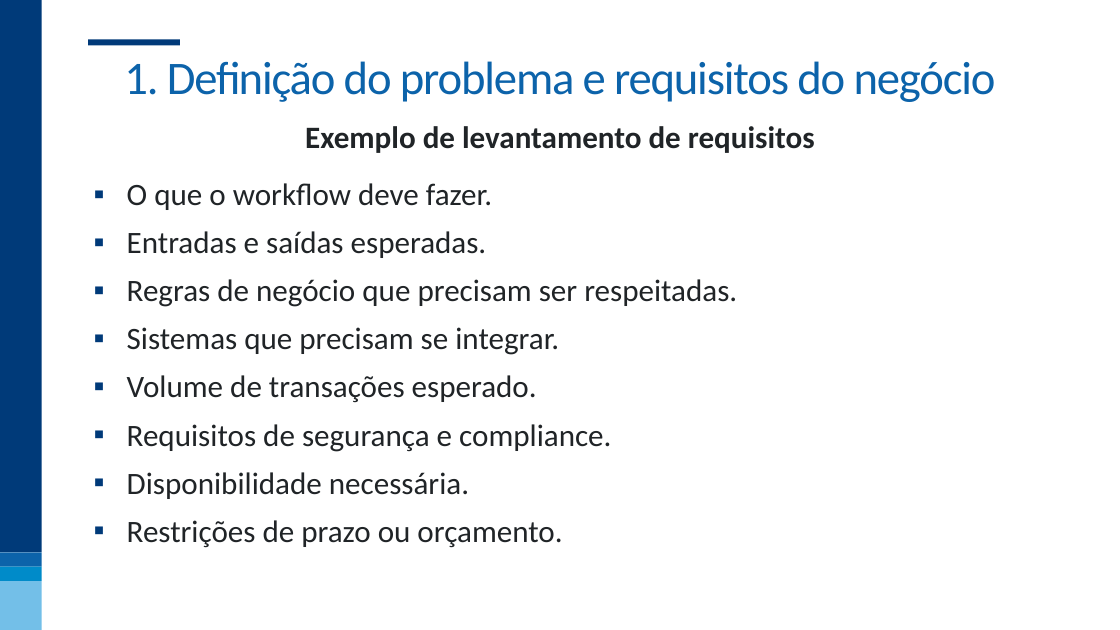
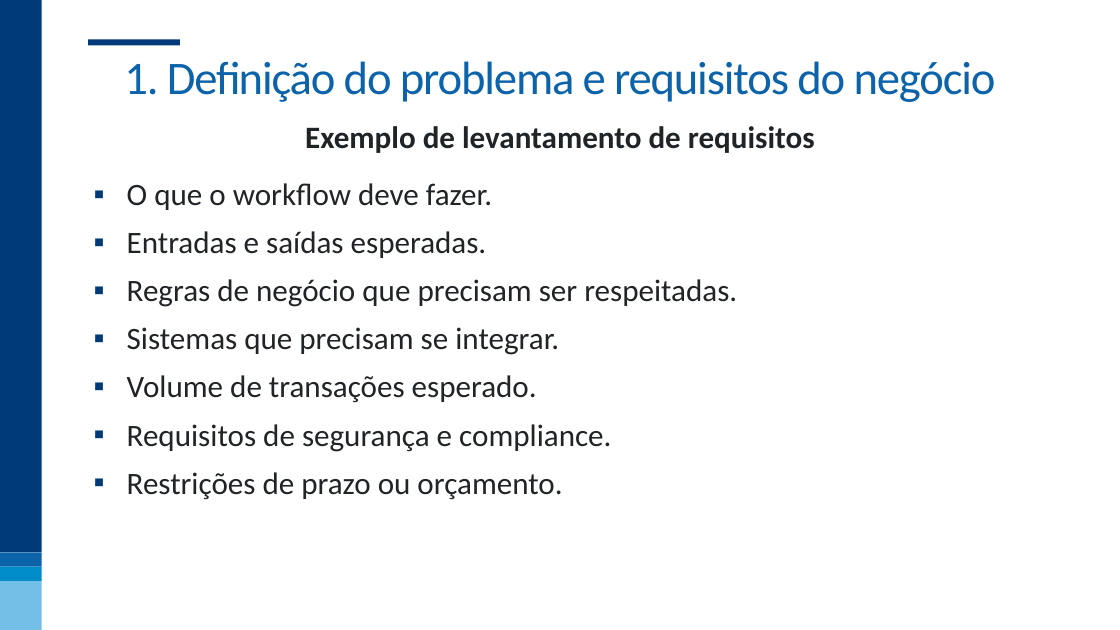
Before and after one commit to nogueira-cavalcante/FGV, a slide deck: slide 11 of Workflow Low-Code e No-Code/apresentações/01 - Workflow Low-code e No-code.pptx (slide 12 before the commit). Drawn at 1120x630 pixels with LibreOffice and Linux fonts; fonts in the diff are those of the drawing; background and template pictures are left out. Boxes give left, top, right and bottom in pixels: in the first picture for what was removed or moved away, otherwise in the second. Text is boxed around its words. In the diff, an @@ line names an element or a change of style, - is before the commit and + after.

```diff
--- a/Workflow Low-Code e No-Code/apresentações/01 - Workflow Low-code e No-code.pptx
+++ b/Workflow Low-Code e No-Code/apresentações/01 - Workflow Low-code e No-code.pptx
@@ text at (127,472,469,499): paragraph removed @@
-▪ Disponibilidade necessária.
```
Also in this commit, not shown: 4 other slides changed, 12 slides added, 1 slide removed, 1 other file.
